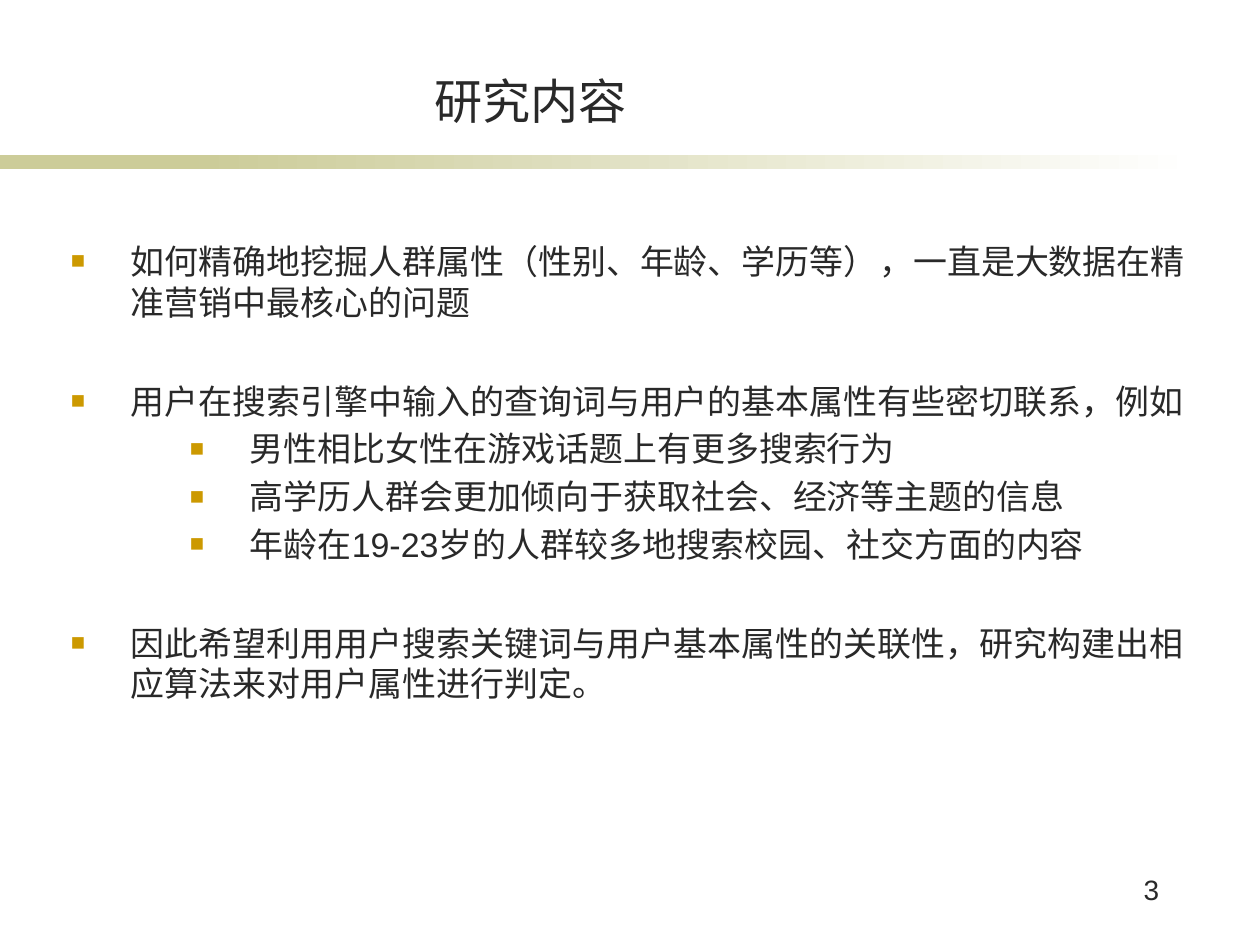
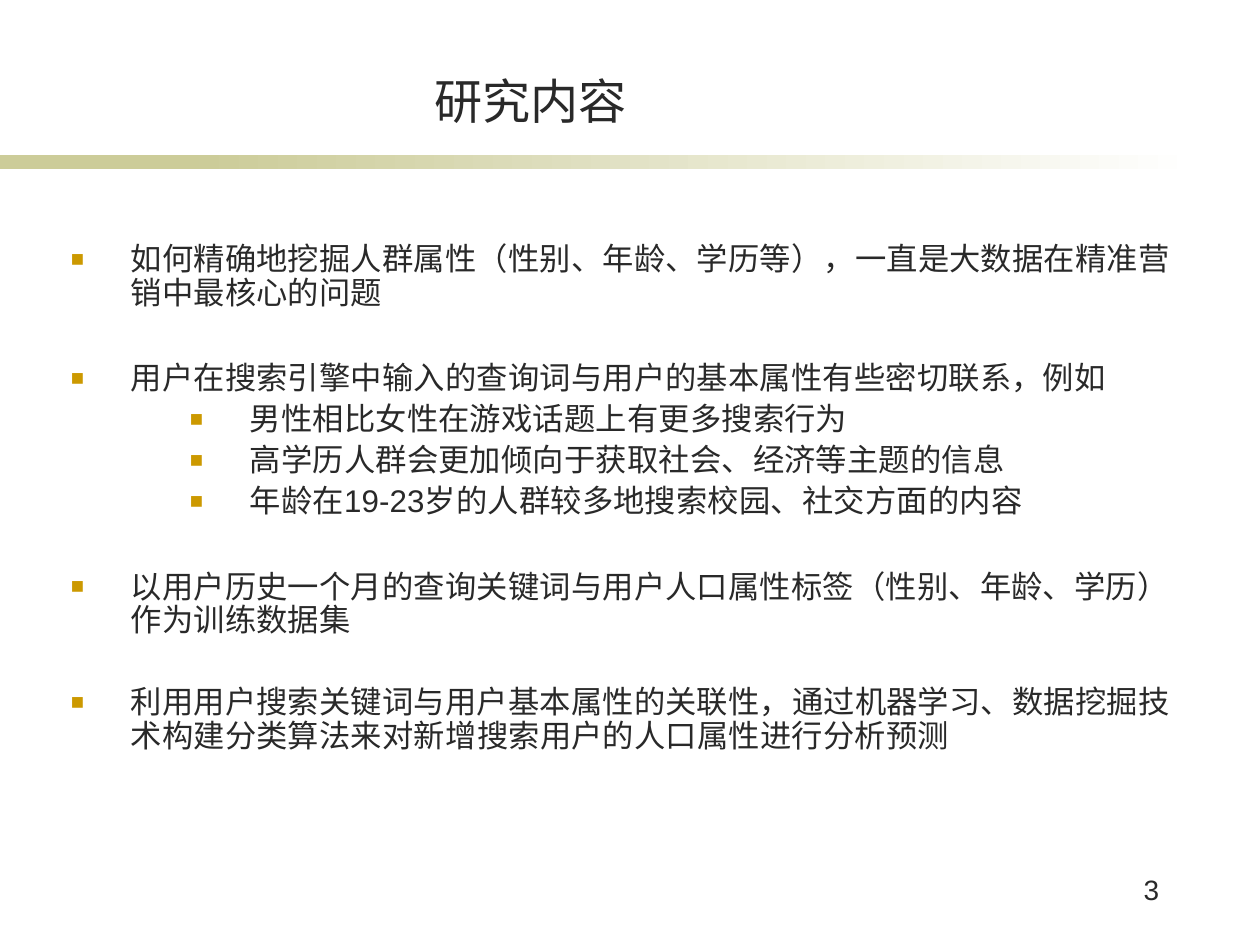
Before and after one commit to XuanBQ/SogouClientsPredict, a slide deck: slide 3 of bq_毕业答辩.pptx. Drawn at 1260x945 pixels with LibreOffice and Linux fonts; fonts in the diff are those of the drawing; background and template pictures are left out. Boxes give left, top, right and bottom in pixels: in the first picture for what was removed or moved away, otherwise in the second. Text is boxed around its words. In the diff, an @@ line names an element or a change of style, - is before the commit and + after.

```diff
--- a/bq_毕业答辩.pptx
+++ b/bq_毕业答辩.pptx
@@ text at [131, 243, 1170, 515]: size 19.4 to 17.9 pt in "如何精确地挖掘人群属性（性别、年龄、学历等），一直是大数据在精准营销中最核心的问题", "用户在搜索引擎中输入的查询词与用户的基本属性有些密切联系，例如", "男性相比女性在游戏话题上有更多搜索行为", "高学历人群会更加倾向于获取社会、经济等主题的信息" and 1 more places; line spacing 1 to 0.9 @@
@@ text at [131, 571, 1170, 750]: text changed; size 19.4 to 17.9 pt @@
-■ 因此希望利用用户搜索关键词与用户基本属性的关联性，研究构建出相应算法来对用户属性进行判定。
+■ 以用户历史一个月的查询关键词与用户人口属性标签（性别、年龄、学历）作为训练数据集
+■ 利用用户搜索关键词与用户基本属性的关联性，通过机器学习、数据挖掘技术构建分类算法来对新增搜索用户的人口属性进行分析预测
```
Also in this commit, not shown: 3 other slides changed, 1 slide removed, 5 other files.
